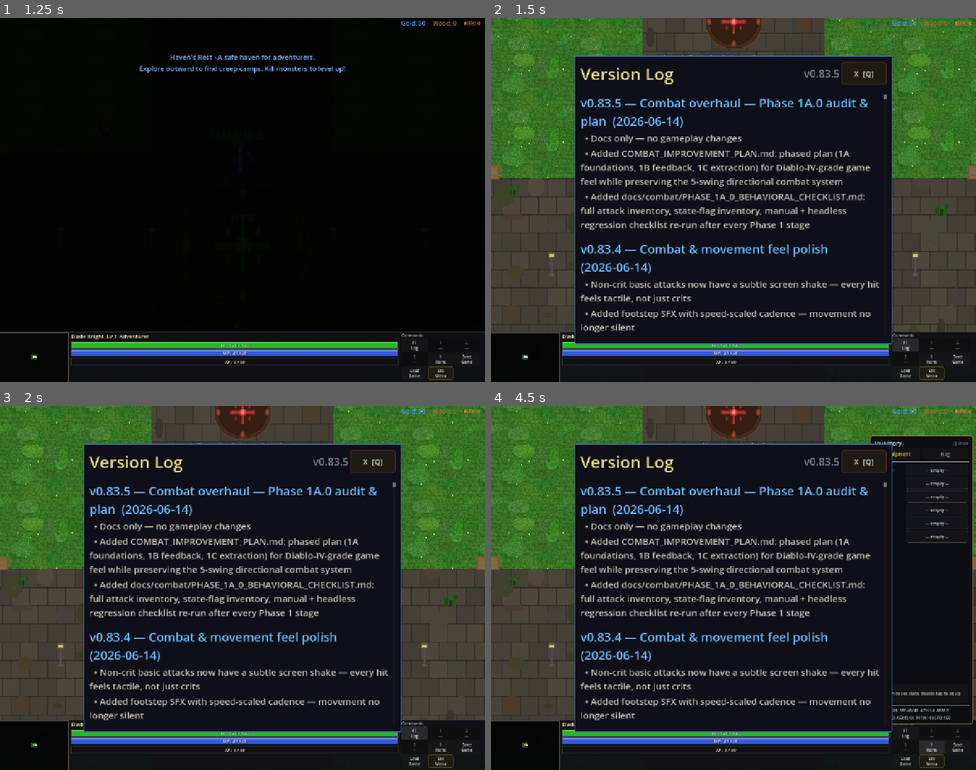
Above: before the commit, frames 1-4 (two rows, left to right).
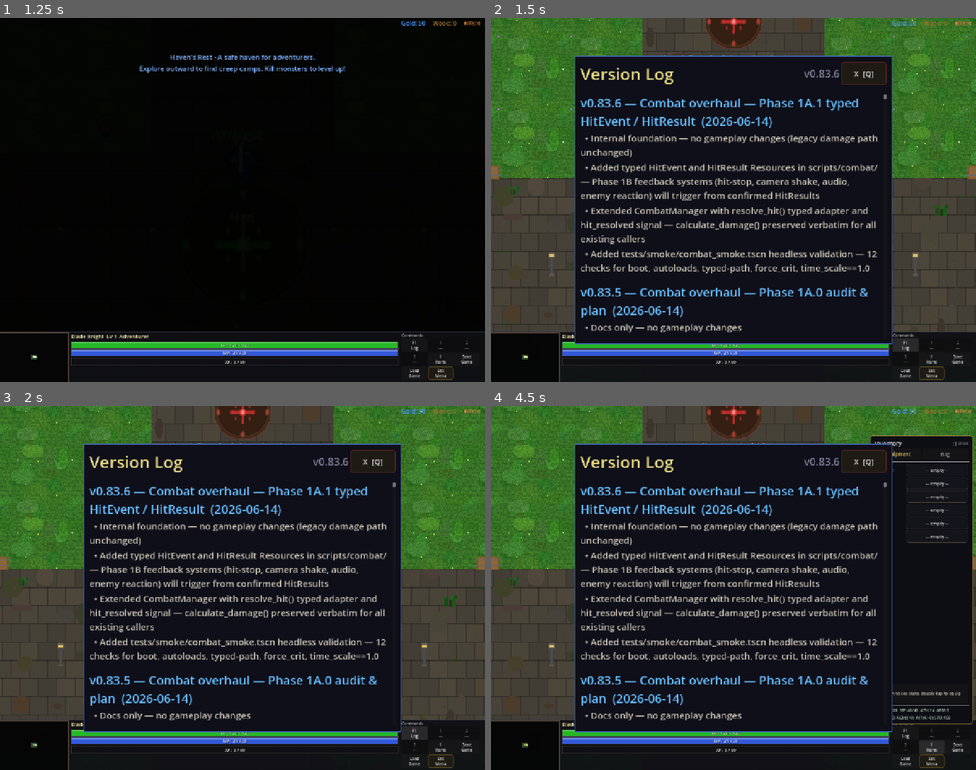
Above: after the commit, the same moments.

Repository: slxny/legends-open-rpg
Game: Godot game, scene res://scenes/main.tscn
The game is run twice, just before and just after one commit, with the same random seed, the same clock (stepped at 60 frames per second) and the same inputs.
Inputs (mouse positions are in pixels of both pictures, inside the frame that each line leads up to):
- Up to frame 1 (1.25 s): tap Enter at 0.5 s; move the mouse to (218, 272) at 0.52 s; hold W (move_up) from 0.53 s (still down); hold Space (attack) from 0.53 s (still down); click (218, 272) at 0.67 s
- Up to frame 2 (1.5 s): release W (move_up) at 1.25 s; release Space (attack) at 1.25 s; click "F1 Log" at 1.25 s
- Up to frame 3 (2 s): no input
- Up to frame 4 (4.5 s): click "1 ---" at 2 s; click "2 ---" at 2.75 s; click "3 ---" at 3.5 s; click "I Items" at 4.25 s

Frame 1 is identical in both runs. In frame 2, 9.8% of the frame differs, in the area x 18-80%, y 14-87%; in frame 3, 9.8%; in frame 4, 9.8%.

Commit message:
v0.83.6: Combat overhaul — Phase 1A.1 typed HitEvent / HitResult
Phase 1A.1 of the combat improvement plan. Foundation only: legacy
gameplay path unchanged, no callers migrated yet, no feedback wired.

- scripts/combat/hit_event.gd: typed combat-hit request Resource
  (attacker, victim, direction, weight enum, attack_id, ability mult,
  force_crit, armor_break, unblockable, optional profile overrides).
- scripts/combat/hit_result.gd: typed post-resolve event Resource
  (event, damage_dealt, was_crit, was_lethal, was_blocked, was_dodged,
  final_reaction, final_feedback). Phase 1B feedback systems will
  subscribe to confirmed HitResults rather than firing from contact
  timing alone.
- scripts/autoloads/combat_manager.gd: added resolve_hit() typed
  adapter and hit_resolved signal. calculate_damage() preserved
  verbatim — all ~15 existing call sites continue to work unchanged.
  Uses preload() instead of class_name to avoid first-boot class
  registry ordering issues.
- tests/smoke/combat_smoke.tscn + .gd: 12 headless checks. Run via
  `Godot --headless --path . res://tests/smoke/combat_smoke.tscn`.
  Result on this commit: all PASS, exit 0.

Engine.time_scale writers: still zero (grep guard clean).

Co-Authored-By: Claude Opus 4.7 (1M context) <noreply@anthropic.com>

Diff:
--- a/scenes/ui/changelog_dialog.gd
+++ b/scenes/ui/changelog_dialog.gd
@@ -9,9 +9,20 @@
 var _is_visible: bool = false
 var _is_mobile: bool = false
 
-const GAME_VERSION := "v0.83.5"
+const GAME_VERSION := "v0.83.6"
 
 const CHANGELOG: Array[Dictionary] = [
+	{
+		"version": "v0.83.6",
+		"title": "Combat overhaul — Phase 1A.1 typed HitEvent / HitResult",
+		"date": "2026-06-14",
+		"entries": [
+			"Internal foundation — no gameplay changes (legacy damage path unchanged)",
+			"Added typed HitEvent and HitResult Resources in scripts/combat/ — Phase 1B feedback systems (hit-stop, camera shake, audio, enemy reaction) will trigger from confirmed HitResults",
+			"Extended CombatManager with resolve_hit() typed adapter and hit_resolved signal — calculate_damage() preserved verbatim for all existing callers",
+			"Added tests/smoke/combat_smoke.tscn headless validation — 12 checks for boot, autoloads, typed-path, force_crit, time_scale==1.0",
+		]
+	},
 	{
 		"version": "v0.83.5",
 		"title": "Combat overhaul — Phase 1A.0 audit & plan",
--- a/scripts/autoloads/combat_manager.gd
+++ b/scripts/autoloads/combat_manager.gd
@@ -1,6 +1,14 @@
 extends Node
 
+const HitEventCls := preload("res://scripts/combat/hit_event.gd")
+const HitResultCls := preload("res://scripts/combat/hit_result.gd")
+
 signal damage_dealt(target: Node, amount: int, is_crit: bool)
+
+## Emitted after every typed hit resolves. Phase 1B feedback systems
+## (hit-stop, camera shake, audio, VFX, enemy reaction) subscribe here.
+## Unused in Phase 1A — no subscribers yet.
+signal hit_resolved(result: Resource)
 
 func calculate_damage(attacker_stats: Dictionary, defender_stats: Dictionary, ability_multiplier: float = 1.0) -> Dictionary:
 	var base_attack = attacker_stats.get("attack_damage", 10)
@@ -31,3 +39,48 @@
 		final_damage = int(final_damage * 2.0)
 
 	return {"damage": final_damage, "is_crit": is_crit}
+
+
+## Typed resolution path. Phase 1A.1 introduces the API; legacy callers
+## continue to call calculate_damage() unchanged. Later stages migrate
+## individual attacks to build a HitEvent and call resolve_hit() instead.
+##
+## victim_takes_damage: when true (default), this also calls
+## event.victim.take_damage(damage, is_crit) so a migrated caller does not
+## need to repeat that step. When false, the caller applies damage itself
+## (useful for AoE pre-checks or test harnesses).
+func resolve_hit(event: Resource, attacker_stats: Dictionary, defender_stats: Dictionary, victim_takes_damage: bool = true) -> Resource:
+	var result: Resource = HitResultCls.new()
+	result.event = event
+
+	if event == null:
+		push_error("CombatManager.resolve_hit: null event")
+		return result
+
+	var ability_mult: float = float(event.get("ability_multiplier"))
+	var calc := calculate_damage(attacker_stats, defender_stats, ability_mult)
+	var damage: int = calc["damage"]
+	var rolled_crit: bool = calc["is_crit"]
+	var forced_crit: bool = bool(event.get("force_crit"))
+	var is_crit: bool = rolled_crit or forced_crit
+
+	if forced_crit and not rolled_crit:
+		damage = int(damage * 2.0)
+
+	result.damage_dealt = damage
+	result.was_crit = is_crit
+
+	var victim: Node = event.get("victim") as Node
+	if victim_takes_damage and is_instance_valid(victim) and victim.has_method("take_damage"):
+		var stats_node = null
+		if "stats" in victim:
+			stats_node = victim.get("stats")
+		var hp_before: int = -1
+		if stats_node != null and "current_hp" in stats_node:
+			hp_before = int(stats_node.get("current_hp"))
+		victim.take_damage(damage, is_crit)
+		if hp_before > 0 and stats_node != null and "current_hp" in stats_node:
+			result.was_lethal = int(stats_node.get("current_hp")) <= 0
+
+	emit_signal("hit_resolved", result)
+	return result
--- /dev/null
+++ b/scripts/combat/hit_event.gd
@@ -0,0 +1,30 @@
+extends Resource
+class_name HitEvent
+
+## Typed combat-hit request. Built by an attacker before damage resolves.
+## Consumed by CombatManager.resolve_hit() which emits a HitResult.
+## Phase 1A.1: structure only — no callers wired yet beyond the smoke test.
+
+enum Weight {
+	LIGHT,
+	MEDIUM,
+	HEAVY,
+	FINISHER,
+	CRIT,
+	ELITE_KILL,
+	BOSS_EVENT,
+}
+
+var attacker: Node
+var victim: Node
+@export var direction: Vector2 = Vector2.ZERO
+@export var weight: int = Weight.LIGHT
+@export var attack_id: StringName = &""
+@export var ability_multiplier: float = 1.0
+@export var force_crit: bool = false
+@export var armor_break: bool = false
+@export var unblockable: bool = false
+
+## Optional overrides — null means CombatManager picks defaults by weight.
+@export var feedback_profile: Resource
+@export var reaction_profile_override: Resource
--- /dev/null
+++ b/scripts/combat/hit_result.gd
@@ -0,0 +1,20 @@
+extends Resource
+class_name HitResult
+
+## Typed result emitted by CombatManager.resolve_hit() after damage applies.
+## Phase 1B onward: feedback systems (hit-stop, camera shake, audio, VFX,
+## enemy reaction) trigger from a confirmed HitResult, never from contact
+## timing alone.
+
+@export var event: Resource  # HitEvent (declared as Resource to avoid cyclic class load)
+@export var damage_dealt: int = 0
+@export var was_crit: bool = false
+@export var was_lethal: bool = false
+@export var was_blocked: bool = false
+@export var was_dodged: bool = false
+
+@export var final_reaction: Resource  # HitReactionData (Phase 1B)
+@export var final_feedback: Resource  # CombatFeedbackProfile (Phase 1B)
+
+func is_confirmed_hit() -> bool:
+	return damage_dealt > 0 and not was_blocked and not was_dodged
--- /dev/null
+++ b/tests/smoke/combat_smoke.gd
@@ -0,0 +1,77 @@
+extends Node
+
+## Phase 1A.1 headless smoke. Run via:
+##   /Applications/Godot.app/Contents/MacOS/Godot --headless \
+##     --path /Users/steve/Code/legends-open-rpg \
+##     res://tests/smoke/combat_smoke.tscn
+##
+## Validates:
+##   - Project parses and autoloads boot
+##   - HitEvent / HitResult Resources instantiate
+##   - CombatManager.calculate_damage still returns the legacy shape
+##   - CombatManager.resolve_hit produces a populated HitResult
+##   - Engine.time_scale is 1.0 throughout
+##
+## Grows with each later stage. Phase 1B adds time-scale ownership
+## checks; Phase 1C adds scripted combat sequence.
+
+const HitEventCls := preload("res://scripts/combat/hit_event.gd")
+const HitResultCls := preload("res://scripts/combat/hit_result.gd")
+
+var _errors: Array[String] = []
+
+func _ready() -> void:
+	_check("Engine.time_scale starts at 1.0", abs(Engine.time_scale - 1.0) < 0.0001)
+	_check("CombatManager autoload reachable", get_node_or_null("/root/CombatManager") != null)
+
+	# Legacy damage path
+	var attacker := {
+		"attack_damage": 20,
+		"primary_stat": "strength",
+		"strength": 10,
+		"weapon_damage": 5,
+		"agility": 0,
+	}
+	var defender := {"armor": 3}
+	var legacy = CombatManager.calculate_damage(attacker, defender, 1.0)
+	_check("Legacy calculate_damage returns Dictionary", legacy is Dictionary)
+	_check("Legacy result has 'damage'", legacy.has("damage"))
+	_check("Legacy result has 'is_crit'", legacy.has("is_crit"))
+	_check("Legacy damage > 0", int(legacy.get("damage", 0)) > 0)
+
+	# Typed path
+	var event: Resource = HitEventCls.new()
+	event.attacker = self
+	event.victim = null  # no real victim — should still produce a result, no damage applied
+	event.direction = Vector2.RIGHT
+	event.weight = 0  # Weight.LIGHT
+	event.ability_multiplier = 1.0
+	event.attack_id = &"smoke_test"
+
+	var result: Resource = CombatManager.resolve_hit(event, attacker, defender, false)
+	_check("resolve_hit returns a Resource", result != null)
+	_check("HitResult.event is the input event", result.event == event)
+	_check("HitResult.damage_dealt > 0 when no victim damage applied", int(result.damage_dealt) > 0)
+
+	# Force-crit path
+	event.force_crit = true
+	var crit_result: Resource = CombatManager.resolve_hit(event, attacker, defender, false)
+	_check("force_crit produces was_crit=true", bool(crit_result.was_crit))
+	_check("force_crit damage >= base damage", int(crit_result.damage_dealt) >= int(result.damage_dealt))
+
+	_check("Engine.time_scale still 1.0 after resolves", abs(Engine.time_scale - 1.0) < 0.0001)
+
+	if _errors.is_empty():
+		print("[combat_smoke] OK")
+		get_tree().quit(0)
+	else:
+		for e in _errors:
+			printerr("[combat_smoke] FAIL: ", e)
+		get_tree().quit(1)
+
+
+func _check(label: String, ok: bool) -> void:
+	if ok:
+		print("[combat_smoke] PASS: ", label)
+	else:
+		_errors.append(label)
--- /dev/null
+++ b/tests/smoke/combat_smoke.tscn
@@ -0,0 +1,6 @@
+[gd_scene load_steps=2 format=3 uid="uid://b4smoke1a1combat"]
+
+[ext_resource type="Script" path="res://tests/smoke/combat_smoke.gd" id="1_smoke"]
+
+[node name="CombatSmoke" type="Node"]
+script = ExtResource("1_smoke")
